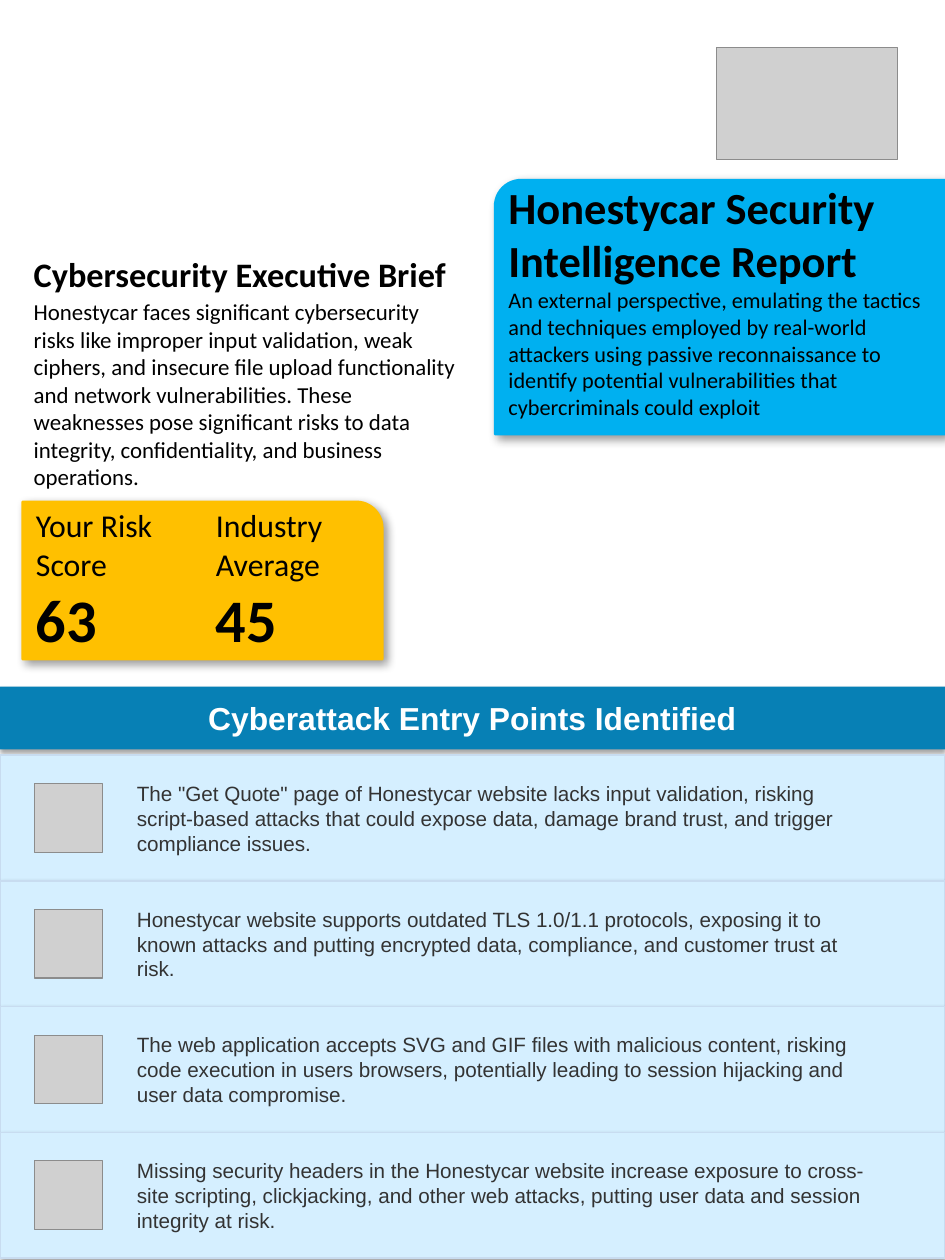
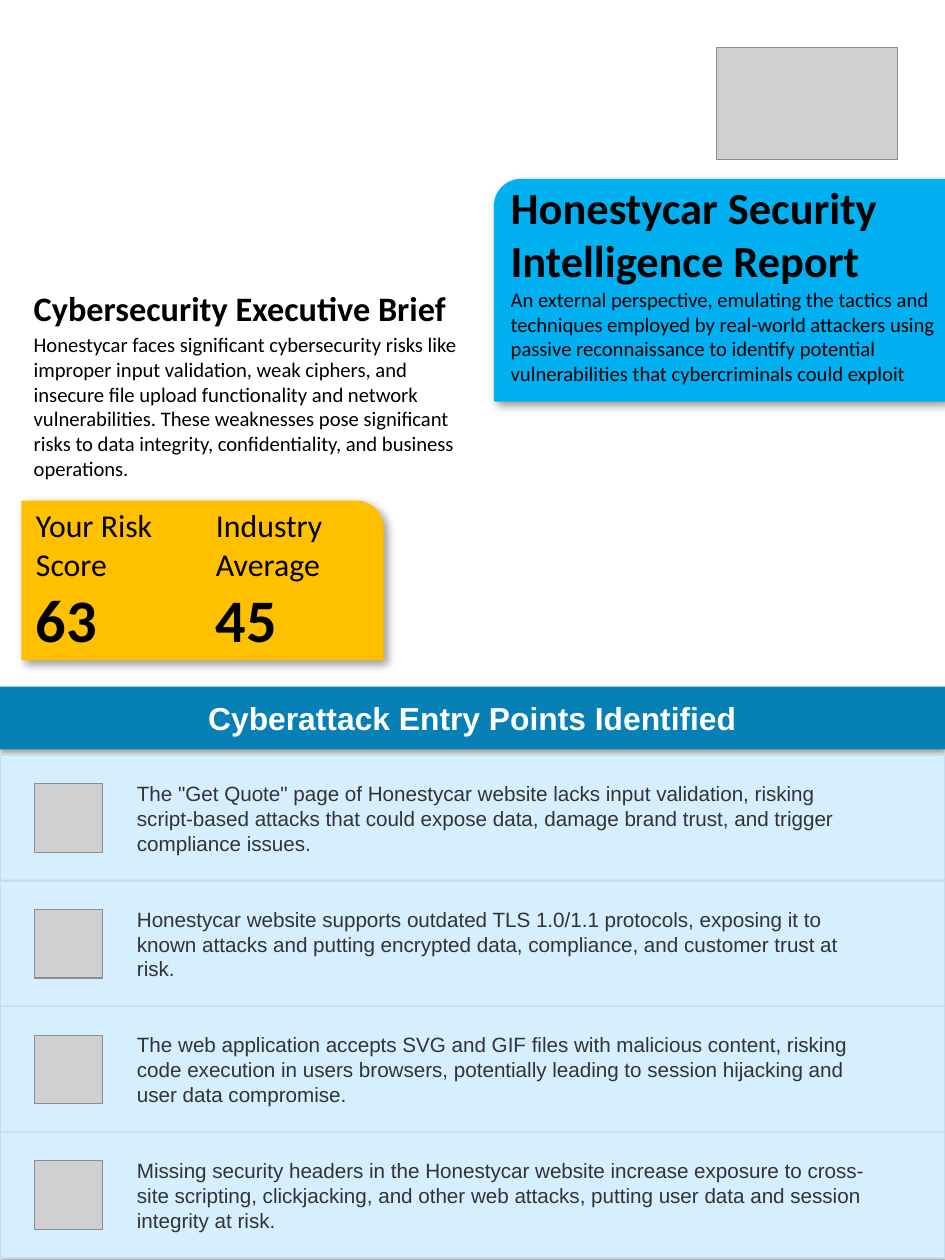
Before and after one commit to AnekantEmployee/vms_automation, a slide deck: slide 1 of vulnerability_summary_with_table.pptx. Drawn at 945x1260 pixels with LibreOffice and Linux fonts; fonts in the diff are those of the drawing; grey boxes stand for pictures; background and template pictures are left out. Boxes give left, top, right and bottom in pixels: in the first picture for what was removed or moved away, otherwise in the second. Text is boxed around its words. In the diff, an @@ line names an element or a change of style, - is before the commit and + after.

```diff
--- a/vulnerability_summary_with_table.pptx
+++ b/vulnerability_summary_with_table.pptx
@@ freeform shape: place and size @@
-freeform shape at <box>495,179,945,433</box>
+freeform shape at <box>495,179,945,400</box>
@@ text "Honestycar Security Intelligence Report An ..." at <box>511,192,934,385</box>: size 14 to 13 pt in "An external perspective, emulating the tactics and ..." @@
@@ text "Cybersecurity Executive Brief": place and size @@
-text "Cybersecurity Executive Brief" at <box>34,263,446,293</box>
+text "Cybersecurity Executive Brief" at <box>34,297,446,327</box>
@@ text "Honestycar faces significant cybersecurity risks ...": place and size @@
-text "Honestycar faces significant cybersecurity risks ..." at <box>34,304,455,462</box>
+text "Honestycar faces significant cybersecurity risks ..." at <box>34,337,456,480</box>
@@ text "Honestycar faces significant cybersecurity risks ..." at <box>34,337,456,480</box>: size 14.4 to 13 pt @@
```
Also in this commit, not shown: 2 other files.
